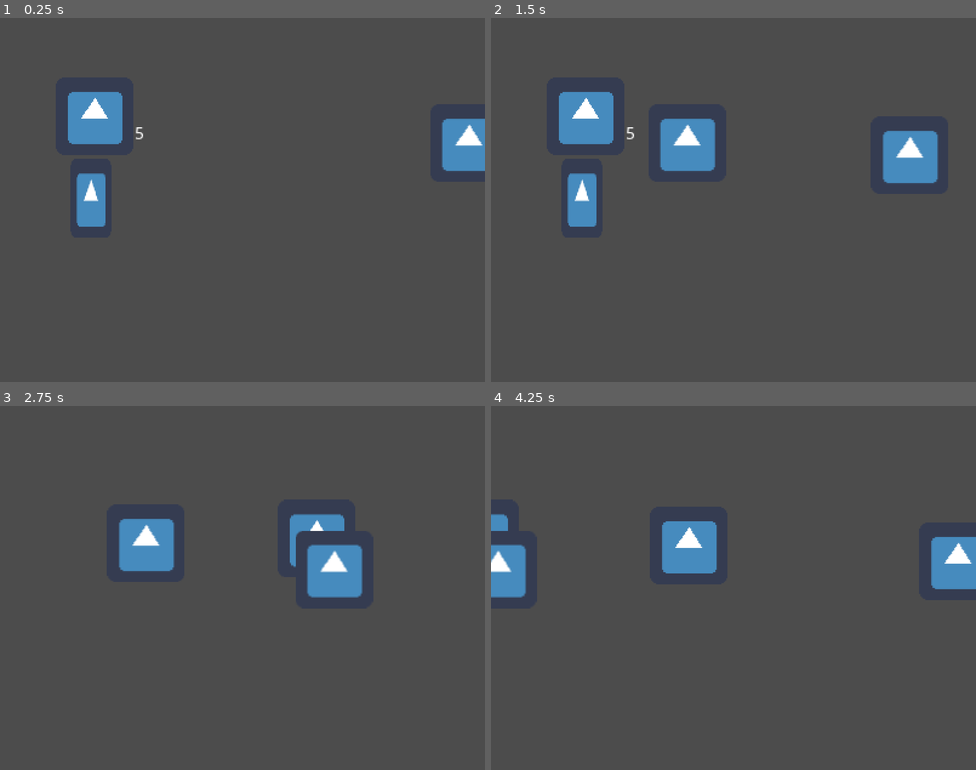
Above: before the commit, frames 1-4 (two rows, left to right).
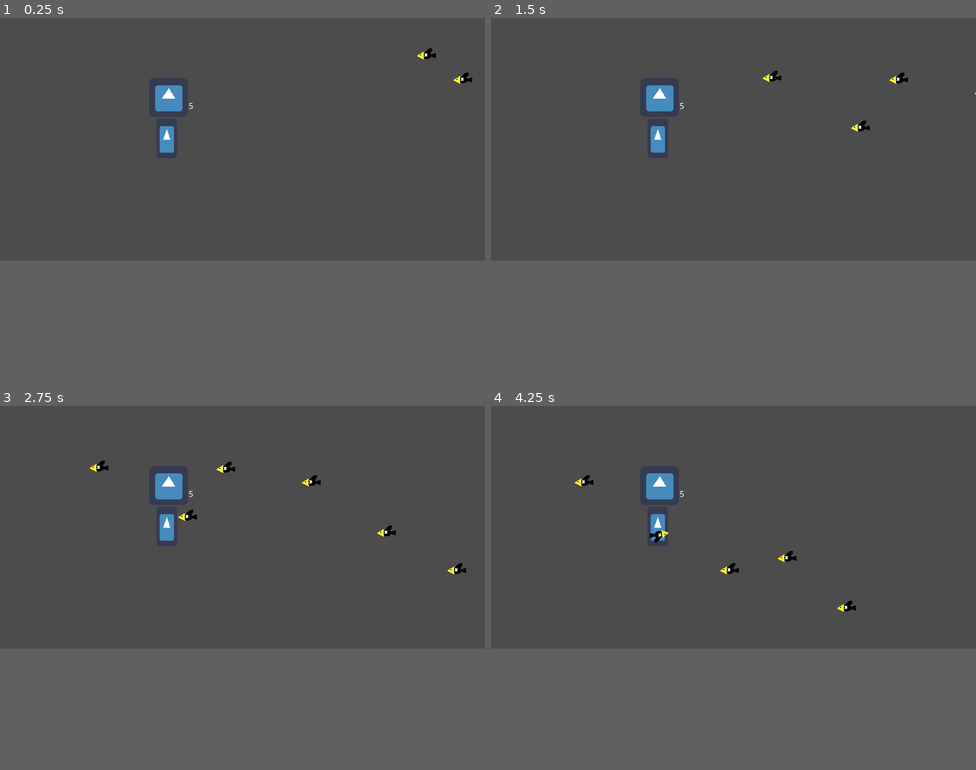
Above: after the commit, the same moments.

Repository: AldieNightStar/balloon_cat
Game: Godot game, scene res://Levels/Level01.tscn
Same seed, same stepped clock (60 frames per second), same inputs: the game is played once before the commit and once after it. The engine's default icon, where the game draws it, is replaced by a stand-in: a white triangle on a blue panel in a dark square.
Inputs:
- Up to frame 1 (0.25 s): no input
- Up to frame 2 (1.5 s): no input
- Up to frame 3 (2.75 s): no input
- Up to frame 4 (4.25 s): no input
In our replay, the window is 800x600 before the commit and 800x400 after it. These sizes can differ from the game's own. Grey fills any space a smaller window leaves; there, only what the larger window draws over its background counts as a difference.

The runs differ from the first frame. In frame 1, 4.5% of the frame differs, in the area x 14-100%, y 8-58%; in frame 2, 6.4%, in the area x 14-100%, y 14-58%; in frame 3, 4.6%; in frame 4, 5.0%.

Commit message:
redact Raven.tscn

Diff:
--- a/Levels/Level01.tscn
+++ b/Levels/Level01.tscn
@@ -1,8 +1,9 @@
-[gd_scene load_steps=7 format=2]
+[gd_scene load_steps=8 format=2]
 
 [ext_resource path="res://Objects/LevelHolder.tscn" type="PackedScene" id=1]
 [ext_resource path="res://Objects/SimpleEnemy.tscn" type="PackedScene" id=2]
-[ext_resource path="res://Objects/ScenarioNode.tscn" type="PackedScene" id=3]
+[ext_resource path="res://Objects/Raven.tscn" type="PackedScene" id=3]
+[ext_resource path="res://Objects/ScenarioNode.tscn" type="PackedScene" id=4]
 
 [sub_resource type="GDScript" id=1]
 script/source = "extends Area2D
@@ -29,47 +30,87 @@
 [node name="Level" type="Node2D"]
 
 [node name="LevelHolder" parent="." instance=ExtResource( 1 )]
-position = Vector2( 202.105, 149.474 )
+position = Vector2( 308.078, 198.583 )
 
 [node name="Items" type="Node2D" parent="."]
 
 [node name="SimpleEnemy" parent="Items" instance=ExtResource( 2 )]
-position = Vector2( 430.805, 102.586 )
+position = Vector2( 418.847, -524.025 )
 
 [node name="SimpleEnemy2" parent="Items" instance=ExtResource( 2 )]
-position = Vector2( 614.472, 112.608 )
+position = Vector2( 602.514, -514.003 )
 
 [node name="SimpleEnemy3" parent="Items" instance=ExtResource( 2 )]
-position = Vector2( 927.226, 114.459 )
+position = Vector2( 915.268, -512.152 )
 
 [node name="SimpleEnemy5" parent="Items" instance=ExtResource( 2 )]
-position = Vector2( 1149.3, 127.413 )
+position = Vector2( 1137.34, -499.198 )
 
 [node name="SimpleEnemy6" parent="Items" instance=ExtResource( 2 )]
-position = Vector2( 1356.57, 110.757 )
+position = Vector2( 1344.61, -515.854 )
+
+[node name="Raven" parent="Items/SimpleEnemy6" instance=ExtResource( 3 )]
+position = Vector2( -471.82, 694.676 )
+max_pos = 599
+
+[node name="Raven2" parent="Items/SimpleEnemy6" instance=ExtResource( 3 )]
+position = Vector2( -27.2516, 782.556 )
+max_pos = 599
+
+[node name="Raven3" parent="Items/SimpleEnemy6" instance=ExtResource( 3 )]
+position = Vector2( -617.855, 613.258 )
+max_pos = 599
+
+[node name="Raven4" parent="Items/SimpleEnemy6" instance=ExtResource( 3 )]
+position = Vector2( -408.495, 615.843 )
+max_pos = 599
+
+[node name="Raven5" parent="Items/SimpleEnemy6" instance=ExtResource( 3 )]
+position = Vector2( -677.303, 538.302 )
+max_pos = 599
+
+[node name="Raven6" parent="Items/SimpleEnemy6" instance=ExtResource( 3 )]
+position = Vector2( 165.309, 844.589 )
+max_pos = 599
+
+[node name="Raven7" parent="Items/SimpleEnemy6" instance=ExtResource( 3 )]
+position = Vector2( 67.0902, 761.879 )
+max_pos = 599
+
+[node name="Raven8" parent="Items/SimpleEnemy6" instance=ExtResource( 3 )]
+position = Vector2( -267.629, 637.813 )
+max_pos = 599
+
+[node name="Raven9" parent="Items/SimpleEnemy6" instance=ExtResource( 3 )]
+position = Vector2( -527.391, 571.903 )
+max_pos = 599
+
+[node name="Raven10" parent="Items/SimpleEnemy6" instance=ExtResource( 3 )]
+position = Vector2( -143.563, 720.523 )
+max_pos = 599
 
 [node name="SimpleEnemy7" parent="Items" instance=ExtResource( 2 )]
-position = Vector2( 1534.23, 110.757 )
+position = Vector2( 1522.27, -515.854 )
 
 [node name="SimpleEnemy8" parent="Items" instance=ExtResource( 2 )]
-position = Vector2( 1872.89, 110.757 )
+position = Vector2( 1860.93, -515.854 )
 
 [node name="SimpleEnemy9" parent="Items" instance=ExtResource( 2 )]
-position = Vector2( 2126.43, 112.608 )
+position = Vector2( 2114.47, -514.003 )
 
 [node name="SimpleEnemy4" parent="Items" instance=ExtResource( 2 )]
-position = Vector2( 755.119, 108.907 )
+position = Vector2( 743.161, -517.704 )
 
 [node name="Scenarios" type="Node2D" parent="."]
 
-[node name="ScenarioNode" parent="Scenarios" instance=ExtResource( 3 )]
-position = Vector2( 748.251, 259.83 )
+[node name="ScenarioNode" parent="Scenarios" instance=ExtResource( 4 )]
+position = Vector2( 736.293, -366.781 )
 script = SubResource( 1 )
 
-[node name="ScenarioNode2" parent="Scenarios" instance=ExtResource( 3 )]
-position = Vector2( 1130.92, 245.48 )
+[node name="ScenarioNode2" parent="Scenarios" instance=ExtResource( 4 )]
+position = Vector2( 1118.96, -381.131 )
 script = SubResource( 2 )
 
-[node name="ScenarioNode3" parent="Scenarios" instance=ExtResource( 3 )]
-position = Vector2( 1551.85, 250.263 )
+[node name="ScenarioNode3" parent="Scenarios" instance=ExtResource( 4 )]
+position = Vector2( 1539.89, -376.348 )
 script = SubResource( 3 )
--- a/Objects/LevelHolder.tscn
+++ b/Objects/LevelHolder.tscn
@@ -80,6 +80,7 @@
 [sub_resource type="RectangleShape2D" id=6]
 
 [node name="LevelHolder" type="Node2D"]
+position = Vector2( 401.582, 198.015 )
 script = SubResource( 1 )
 speed = 3
 _start_automatically = true
--- /dev/null
+++ b/Objects/Raven.gd
@@ -0,0 +1,35 @@
+extends Node2D
+
+export var max_pos = 100
+var side = 0.5
+var hp = 1
+var speed = 1
+
+func _ready():
+	fly()
+
+func _process(delta):
+	if hp >= 1:
+		position.x -= speed
+	if hp >= 1:
+		position.y += 5 * side
+		if (position.y > max_pos || position.y < 0):
+			side *= -1
+	elif hp <= 0:
+		position.y += 2
+		rotation += 1
+
+func fly():
+	$Raven_kinema/AnimatedSprite.play("fly")
+
+
+
+func _on_Area2D_body_shape_entered(body_id, body, body_shape, area_shape):
+	hp -= 1
+
+#1 -- Анімація (польоту)
+#2 -- Переміщення (в ліво)
+#3 -- Переміщення (верх вниз)
+#4 -- Має життя
+#5 -- Смерть
+#6 -- Анімація (смерті)
--- a/Objects/Raven.tscn
+++ b/Objects/Raven.tscn
@@ -1,9 +1,42 @@
-[gd_scene format=2]
+[gd_scene load_steps=7 format=2]
+
+[ext_resource path="res://Objects/Raven.gd" type="Script" id=1]
+[ext_resource path="res://assets/raven1.png" type="Texture" id=2]
+[ext_resource path="res://assets/raven2.png" type="Texture" id=3]
+
+[sub_resource type="RectangleShape2D" id=2]
+extents = Vector2( 8.2594, 15.4324 )
+
+[sub_resource type="SpriteFrames" id=1]
+animations = [ {
+"frames": [ ExtResource( 2 ), ExtResource( 3 ) ],
+"loop": true,
+"name": "fly",
+"speed": 5.0
+} ]
+
+[sub_resource type="RectangleShape2D" id=3]
+extents = Vector2( 8.92282, 14.769 )
 
 [node name="Raven" type="Node2D"]
+position = Vector2( 364.201, 59.0757 )
+script = ExtResource( 1 )
 
 [node name="Raven_kinema" type="KinematicBody2D" parent="."]
 
-[node name="Raven_Sprite" type="Sprite" parent="Raven_kinema"]
+[node name="Raven_Colis" type="CollisionShape2D" parent="Raven_kinema"]
+position = Vector2( -10.094, 0.356071 )
+shape = SubResource( 2 )
 
-[node name="Raven_Colis" type="CollisionShape2D" parent="Raven_kinema"]
+[node name="AnimatedSprite" type="AnimatedSprite" parent="Raven_kinema"]
+position = Vector2( 0.970825, 1.58549 )
+frames = SubResource( 1 )
+animation = "fly"
+
+[node name="Area2D" type="Area2D" parent="Raven_kinema"]
+position = Vector2( 8.60599, 0 )
+
+[node name="CollisionShape2D" type="CollisionShape2D" parent="Raven_kinema/Area2D"]
+position = Vector2( 0.922119, -7.62939e-006 )
+shape = SubResource( 3 )
+[connection signal="body_shape_entered" from="Raven_kinema/Area2D" to="." method="_on_Area2D_body_shape_entered"]
--- a/project.godot
+++ b/project.godot
@@ -21,10 +21,10 @@
 
 [display]
 
-window/size/width=400
-window/size/height=300
-window/size/test_width=800
-window/size/test_height=600
+window/size/width=800
+window/size/height=400
+window/size/test_width=1600
+window/size/test_height=800
 window/stretch/mode="viewport"
 window/stretch/aspect="keep"
 
Binary file added: assets/raven1.png
Not shown, added: assets/raven1.png.import
Binary file added: assets/raven2.png
Not shown, added: assets/raven2.png.import
